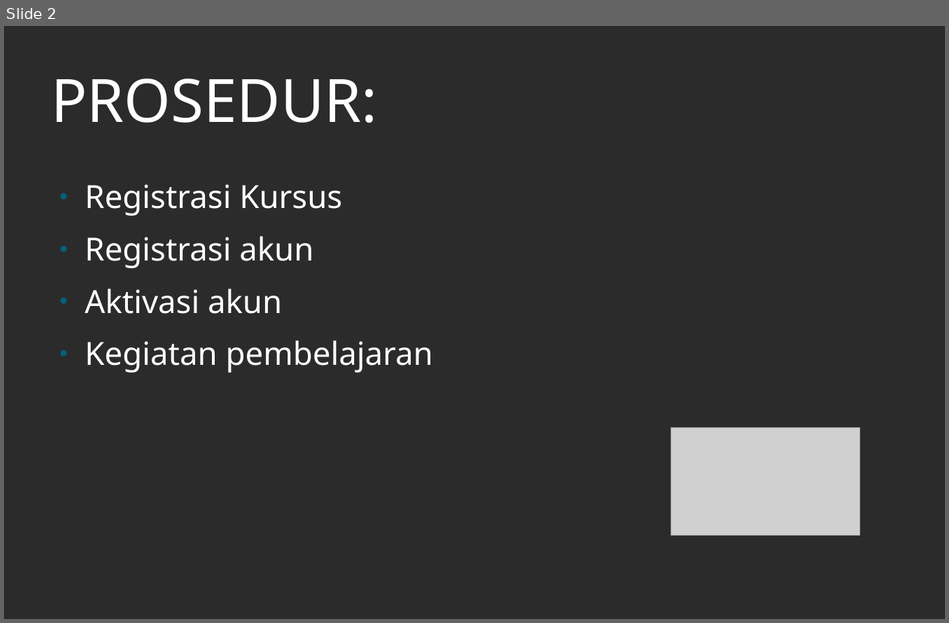
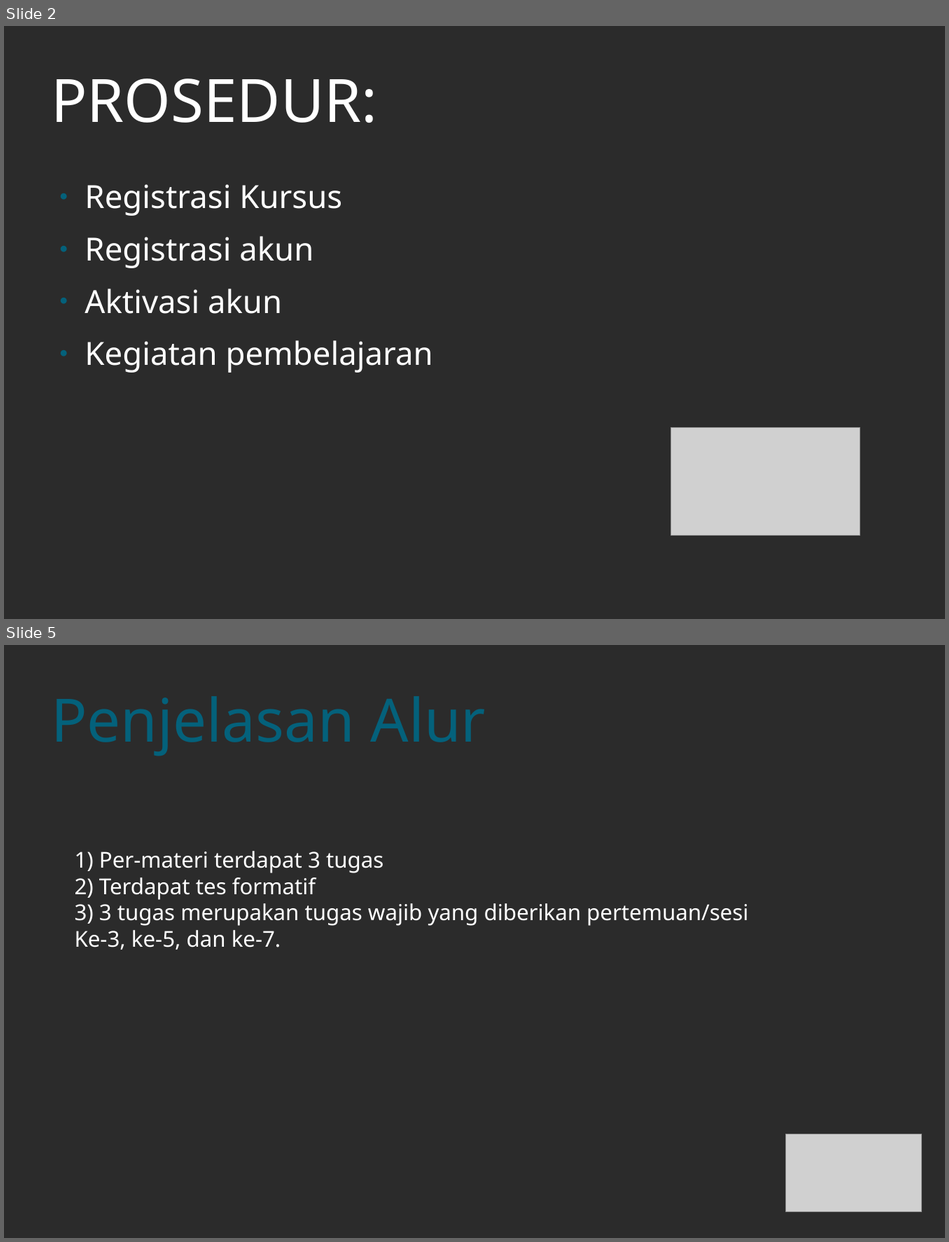
Before and after one commit to jejaksaid/flc, a slide deck: study path.odp. Shown one above the other, each under a label of ours: slide 2 before the commit, slides 2 and 5 after it; the slides between them are not shown. The pictures are 949x623 and 949x1242 pixels, drawn with LibreOffice and Linux fonts; fonts in the diff are those of the drawing; grey boxes stand for pictures; background and template pictures are left out; a plain dark background stands for a picture behind light text. Boxes give left, top, right and bottom in pixels: in the first picture for what was removed or moved away, otherwise in the second. Text is boxed around its words. In the diff, an @@ line names an element or a change of style, - is before the commit and + after.

```diff
--- a/study path.odp
+++ b/study path.odp
@@ slide 5 added at box(4, 645, 945, 1238), background picture (left out) @@
@@ title added at box(52, 669, 898, 767), 60 pt, text #04617B @@
+Penjelasan Alur
@@ text added at box(75, 851, 748, 949), 22 pt, text #FFFFFF @@
+1) Per-materi terdapat 3 tugas
+2) Terdapat tes formatif
+3) 3 tugas merupakan tugas wajib yang diberikan pertemuan/sesi
+Ke-3, ke-5, dan ke-7.
@@ picture added at box(786, 1134, 922, 1211) @@
```
Also in this commit, not shown: 2 slides changed, 3 other slides added, 1 other file.
